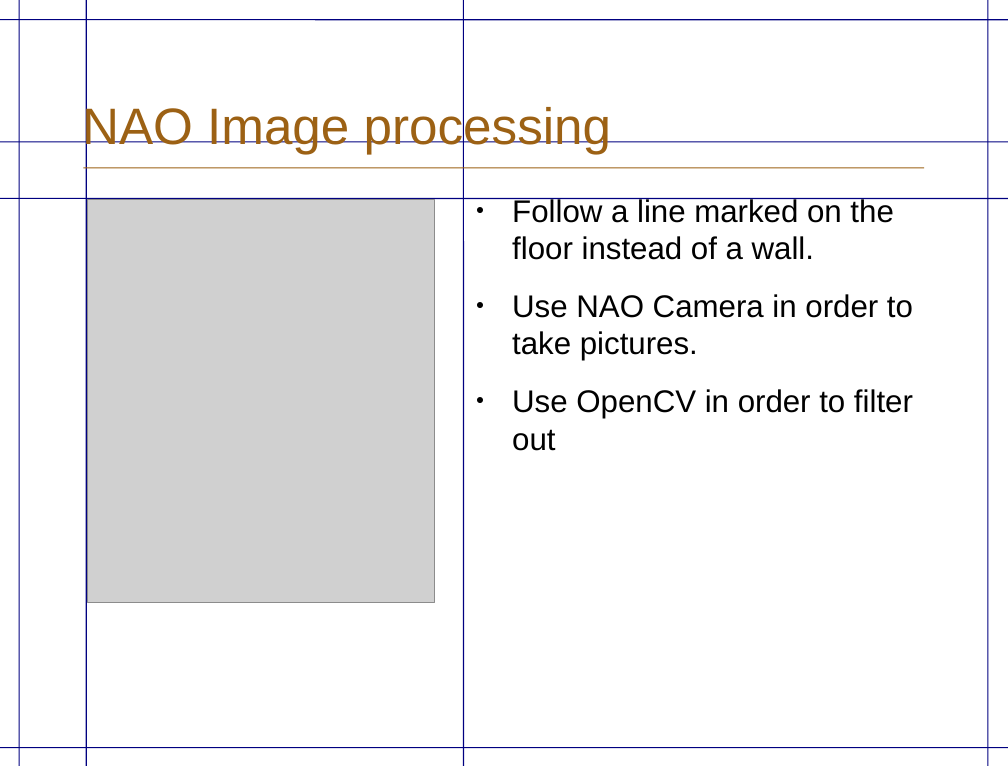
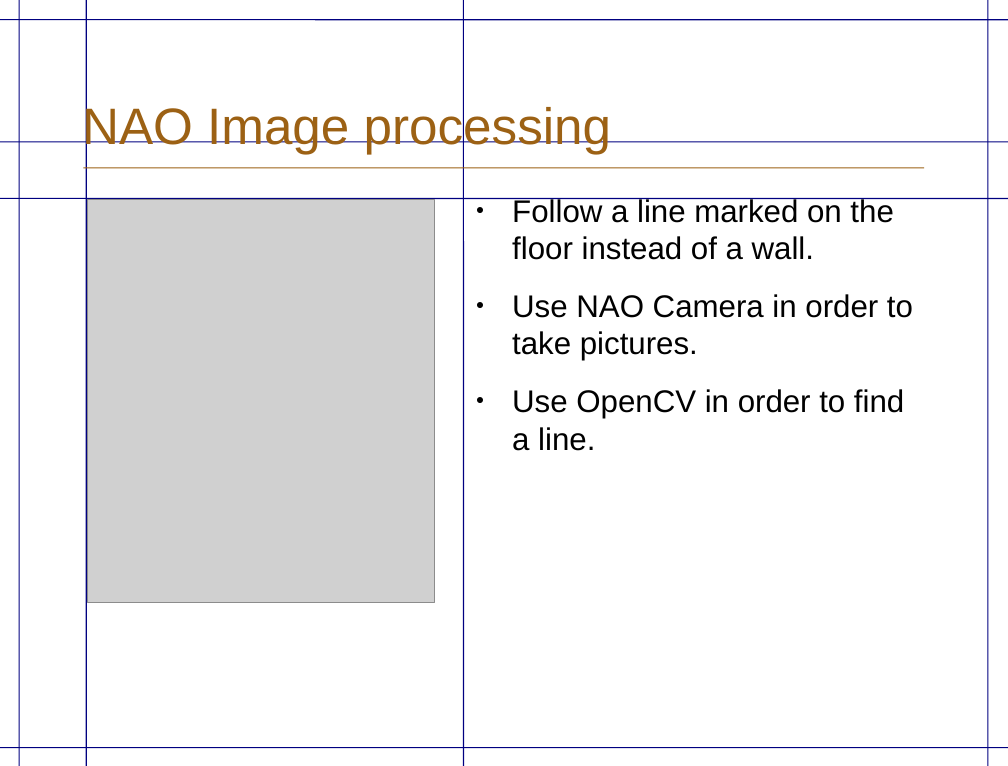
Before and after one commit to TabTabTab/NaoPresentation, a slide deck: slide 7 of NAOPresentation.odp (slide 9 before the commit). Drawn at 1008x766 pixels with LibreOffice and Linux fonts; fonts in the diff are those of the drawing; grey boxes stand for pictures; background and template pictures are left out. Boxes give left, top, right and bottom in pixels: in the first picture for what was removed or moved away, otherwise in the second. Text is boxed around its words. In the diff, an @@ line names an element or a change of style, - is before the commit and + after.

```diff
--- a/NAOPresentation.odp
+++ b/NAOPresentation.odp
@@ text at bbox=[512, 389, 904, 451]: text changed @@
-● Use OpenCV in order to filter out
+● Use OpenCV in order to find a line.
```
Also in this commit, not shown: 2 other slides changed, 2 slides removed, 1 other file.
